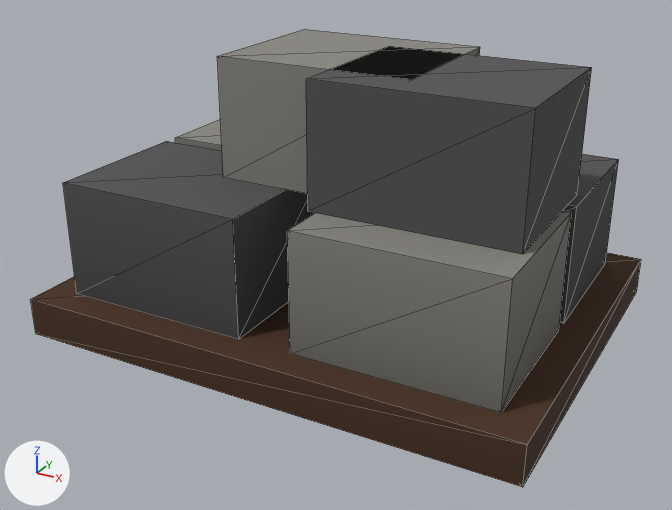
The glTF model data/model/model_51.glb: old version first, new version second.
Camera for both pictures: a 50 mm camera at (1.048, -1.984, 1.15) aimed at (0.0, -0.077, 0.197). Lighting does not change. The marker at lower left points along +X, +Y and +Z. The older version comes first. Mesh edges are drawn as thin lines. Vertices at exactly the same position are counted once.
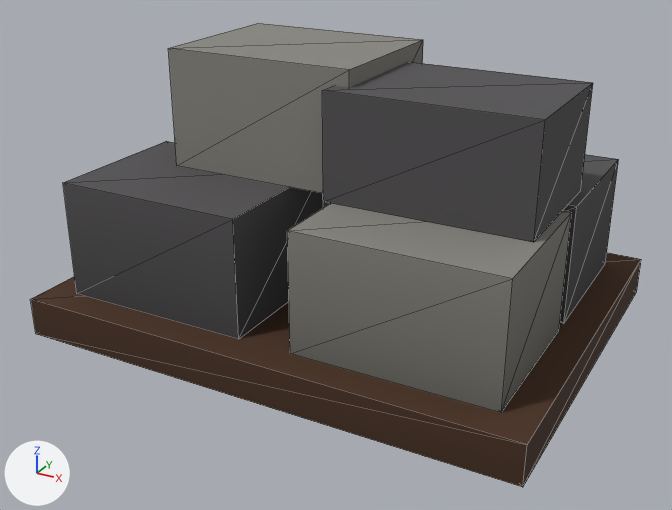
Pixel boxes [x1, y1, x2, y2] of what changed, in the pictures (672 x 510 px; the box of a moved part takes in the faces that stretch with it):
'Mesh_0', reshaped: before [31, 29, 641, 487]; after [31, 23, 641, 487]
part 1 of me_mesh_0, moved or reshaped: before [217, 29, 480, 193]; after [168, 23, 423, 193]
part 2 of me_mesh_0, moved or reshaped: before [306, 46, 592, 254]; after [322, 62, 593, 242]

The change, as a diff of the scene's bpy script:
```diff
--- a/data/model/model_51.glb.py
+++ b/data/model/model_51.glb.py
@@ me_mesh_0 @@
 me_mesh_0.from_pydata(...)  # 56 vertices, 84 faces; spans x -0.65..0.65, y -0.5..0.5, z 0.0..0.7
 # used by ob_mesh_0; location = (0.0, 0.0, 0.0)
+# me_mesh_0 part 1: the loose piece of 8 vertices spanning x -0.25..0.25, y -0.2..0.2, z 0.4..0.7 is moved by (-0.16, 0.02, 0.0)
+# me_mesh_0 part 2: the loose piece of 8 vertices spanning x 0.05..0.55, y -0.3..0.1, z 0.4..0.7 is scaled about its middle by (1, 0.9, 0.867), then moved by (0.0, 0.05, -0.02)
 me_mesh_0.materials.append(mat_material_0)
```
